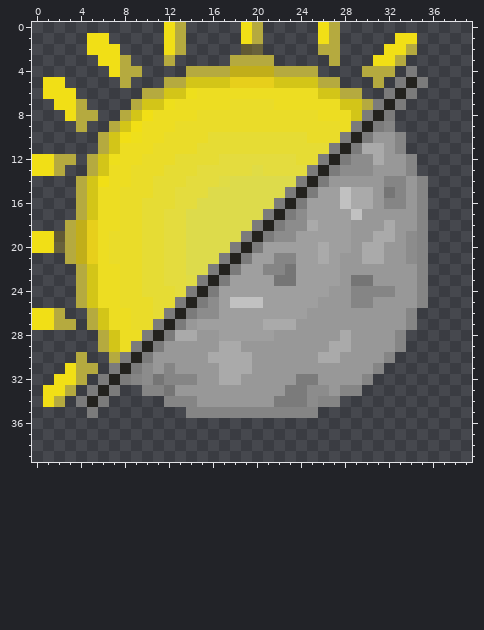
File history of a pixel-art sprite, img/designbuttons/daynight.png. Above: the version before the commit.
The file is 40x40 pixels. Colours within 5 levels of each other are drawn and written as one.
And afterwards:
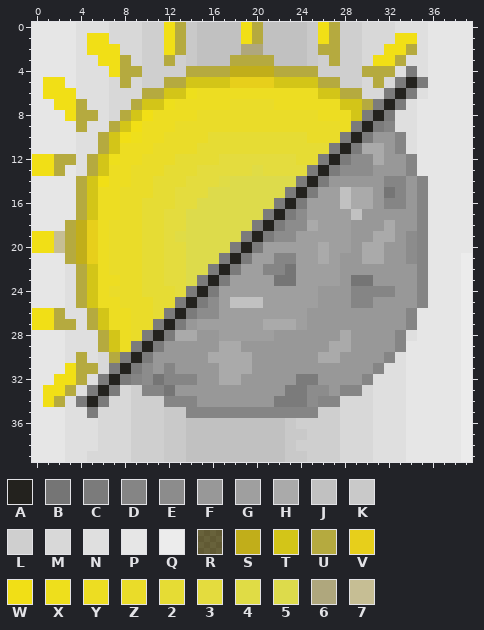
Palette (. is transparent): A #23221e  B #757575  C #7b7b7b  D #858585  E #8c8c8c  F #989898  G #9f9f9f  H #aaaaaa  J #c1c1c1  K #c9c9c9  L #cfcfcf  M #d8d8d8  N #dfdfdf  P #e6e6e6  Q #ececec  R #9c881e66  S #c1ae1a  T #d3c518  U #b5aa3f  V #e7cf1b  W #f1df16  X #eedf1c  Y #eddd22  Z #eadc29  2 #e6dc34  3 #e4dc3e  4 #e0dc45  5 #dddb4b  6 #afa77d  7 #c6be94
The exact change:
Changed rows in their new state; - is an unchanged pixel.
first column x 0:
 0 PPPPNNNMMMLL--KJJJJ--JJJJK--LLMMMNNNPPPP
 1 PPPPN--MMMLL--KJJJJ--JJJJK--LLMMM--NPPPP
 2 PPPPN---MMLL--KJJJJ66JJJJK--LLMM---NPPPP
 3 PPPPNN---MLL-LKJJJ----JJJKL-LLM---NNPPPP
 4 PPPPNNN---LLLL------------LLLL---N-NPPPP
 5 P--PNNNM-MLL----------------LLM-M---PPPP
 6 P---NNNMMM--------------------MM---NPPPP
 7 PP---NNMM-------------------------NPPPPP
 8 PPP---NM-------------------------NNPPPPP
 9 PPPP-NN--------------------------NNPPPPP
10 PPPPNN----------------------------NPPPPP
11 PPPPNN----------------------------NPPPPP
12 ----N------------------------------PPPPP
13 ---PN------------------------------PPPPP
14 PPPP--------------------------------PPPP
15 PPPP--------------------------------PPPP
16 PPPP--------------------------------PPPP
17 PPPP--------------------------------PPPP
18 PPP----Z----------------------------PPPP
19 --7----------4----------------------PPPP
20 --7---------------------------------PPPP
21 PPP---------------------------------PPPQ
22 PPPN---Z----------------------------PPPQ
23 PPPN----------5---------------------PPPQ
24 PPPN---Z------------------F---------PPPQ
25 PPPN--------------------------------PPPQ
26 ---NN------------------------------PPPPQ
27 ----N-------------------G----------PPPPQ
28 PPPNNN---Z------------------------NPPPPQ
29 PPPNNN----------------------------PPPPPQ
30 PPPN-NM--------------------------NPPPPPQ
31 PPP---M-------------------------NNPPPPPQ
32 PP---N-------------------------NNNPPPPPQ
33 P---N---ML--------------------MNNNPPPPPQ
34 P--N---MMLLL----------------MMMNNNPPPPPQ
35 PPPNN-MMMLLLKK------------LLMMMNNNPPPPPQ
36 PPPNNNMMMLLLKKJJJJJJJJJKLLLLMMMNNNPPPPPQ
37 PPPNNNMMMLLLKKJJJJJJJJJKKLLLMMMNNNPPPPPQ
38 PPPNNNMMMLLLKKJJJJJJJJJKLLLLMMMNNNPPPPPQ
39 PPPNNMMMMLLLKKJJJJJJJJJKKLLLMMMNNNPPPPPQ
Boxes around the changes in both pictures, in picture pixels (x1, y1, x2, y2):
changed: (32, 22, 472, 462)
